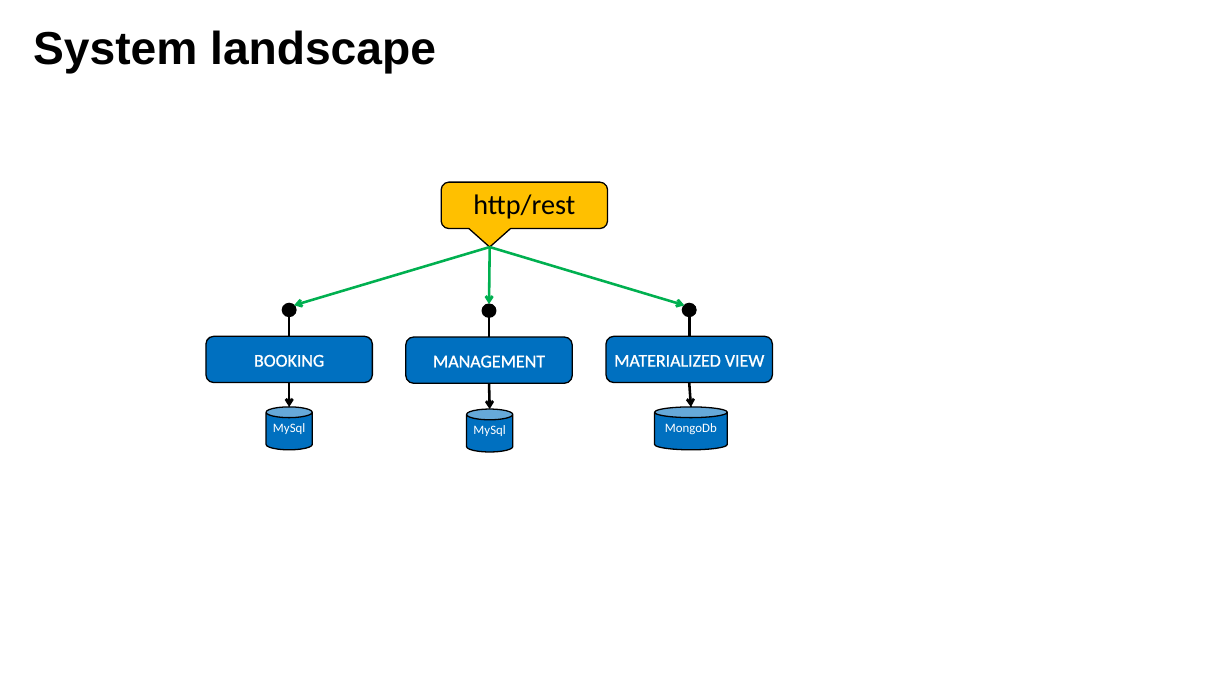
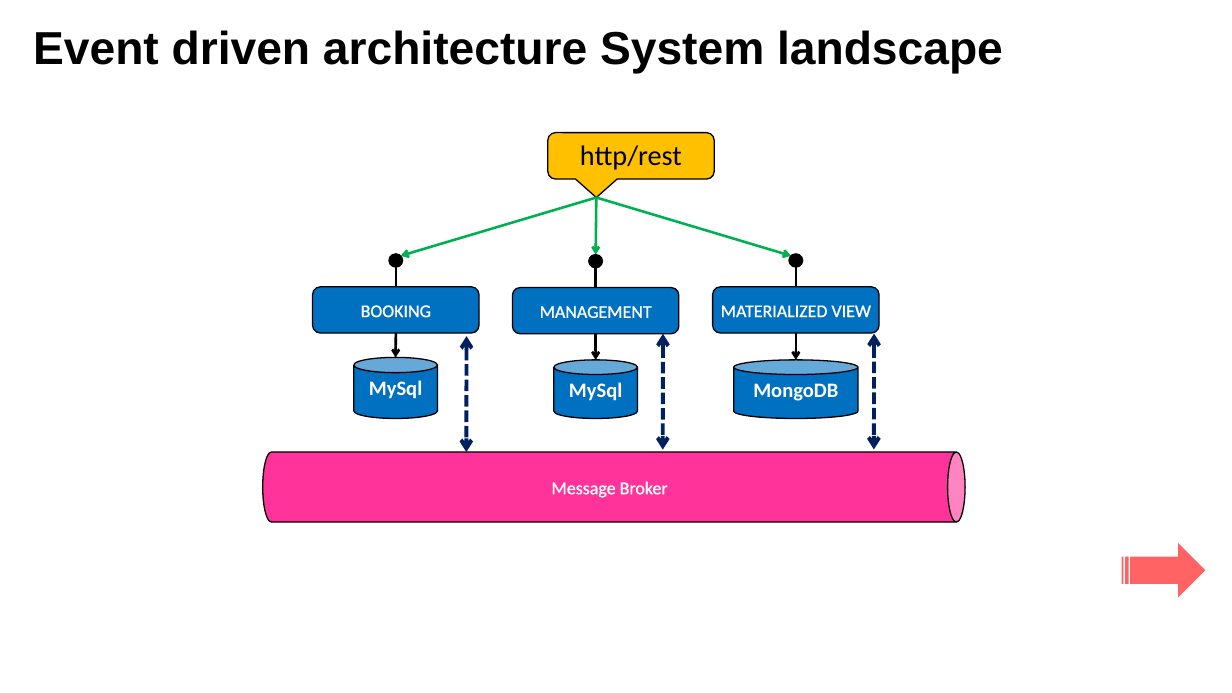
Before and after one commit to lbennardis/microS_code2016_DOCS, a slide deck: slide 32 of luigiBennardisMicroservices.pptx (slide 30 before the commit). Drawn at 1232x693 pixels with LibreOffice and Linux fonts; fonts in the diff are those of the drawing; background and template pictures are left out. Boxes give left, top, right and bottom in pixels: in the first picture for what was removed or moved away, otherwise in the second. Text is boxed around its words. In the diff, an @@ line names an element or a change of style, - is before the commit and + after.

```diff
--- a/luigiBennardisMicroservices.pptx
+++ b/luigiBennardisMicroservices.pptx
@@ title at box(33, 30, 1003, 74): text changed @@
-System landscape
+Event driven architecture System landscape
@@ cylinder "MySql": place and size @@
-cylinder "MySql" at box(266, 407, 312, 450)
+cylinder "MySql" at box(354, 358, 437, 419)
@@ cylinder "MySql" at box(354, 358, 437, 419): size 20 to 32 pt, bold on @@
@@ double arrow added from (467, 336) to (466, 452), #002060 6 pt dashed @@
@@ double arrow added from (663, 334) to (663, 449), #002060 6 pt dashed @@
@@ 6 arrows, 3 rounded rectangles, 3 ellipses, 3 lines, 1 rounded speech box: place and size @@
-6 arrows, 3 rounded rectangles, 3 ellipses, 3 lines, 1 rounded speech box at box(206, 182, 772, 409)
+6 arrows, 3 rounded rectangles, 3 ellipses, 3 lines, 1 rounded speech box at box(313, 133, 879, 360)
@@ double arrow added from (874, 334) to (874, 449), #002060 6 pt dashed @@
@@ cylinder "MySql" at box(554, 360, 637, 419): size 20 to 32 pt, bold on @@
@@ cylinder "MySql": place and size @@
-cylinder "MySql" at box(467, 409, 513, 452)
+cylinder "MySql" at box(554, 360, 637, 419)
@@ cylinder "MongoDB": place and size @@
-cylinder "MongoDB" at box(655, 407, 727, 450)
+cylinder "MongoDB" at box(734, 360, 858, 419)
@@ text in cylinder at box(753, 383, 838, 401): text changed; size 20 to 32 pt; bold on @@
-MongoDb
+MongoDB
@@ cylinder added at box(263, 452, 965, 522), fill #FF3399, outline #000000 2 pt, 28 pt, text #FFFFFF @@
+Message Broker
@@ striped right arrow added at box(1122, 543, 1205, 598), fill #FF0000 at 61% opacity @@
```
Also in this commit, not shown: 14 other slides changed, 5 slides added, 1 slide removed.
